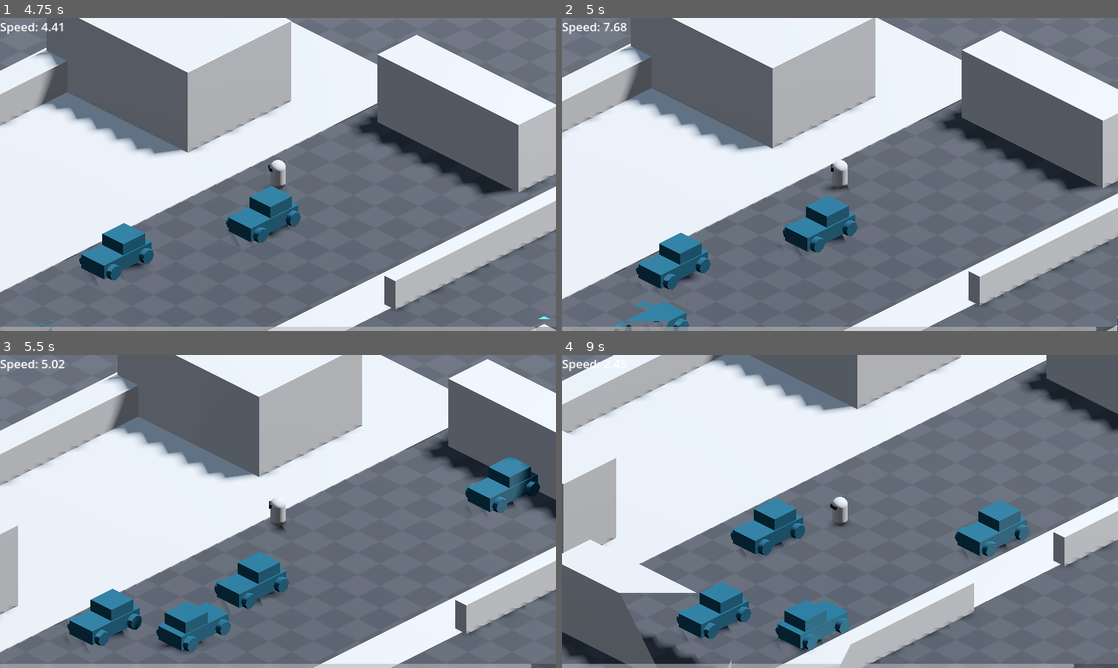
Above: before the commit, frames 1-4 (two rows, left to right).
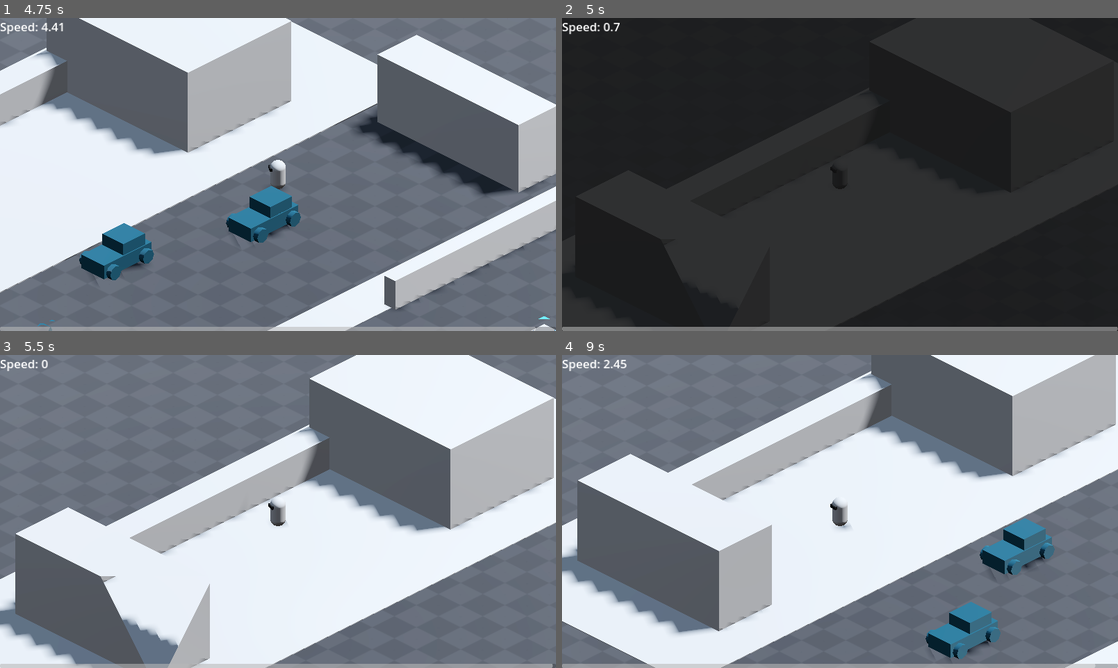
Above: after the commit, the same moments.

Repository: YordanosZt/brackeys-game-jam
Game: Godot game, scene res://UI/main_menu.tscn
Same seed, same stepped clock (60 frames per second), same inputs: the game is played once before the commit and once after it.
Inputs (mouse positions are in pixels of both pictures, inside the frame that each line leads up to):
- Up to frame 1 (4.75 s): click "Start" at 0.5 s; tap Enter at 1.25 s; move the mouse to (400, 158) at 1.27 s; hold D (right) 1.28-2 s; tap Backspace at 1.35 s; click (400, 158) at 1.42 s; drag from (166, 190) to (250, 237) at 2.02 s; move the mouse to (333, 105) at 2.77 s; hold D (right) 2.78-3.5 s; tap F at 2.85 s; drag from (250, 237) to (111, 127) at 3.52 s; move the mouse to (444, 221) at 4.27 s; hold A (left) from 4.28 s (still down); tap Z at 4.35 s
- Up to frame 2 (5 s): keep holding A (left); tap R (restart, bound only after the commit) at 4.9 s
- Up to frame 3 (5.5 s): release A (left) at 5 s; drag from (111, 464) to (194, 433) at 5.02 s
- Up to frame 4 (9 s): move the mouse to (867, 511) at 5.77 s; hold S (down) 5.78-6.5 s; tap Delete at 5.85 s; click (867, 511) at 5.92 s; drag from (756, 433) to (728, 527) at 6.52 s; move the mouse to (962, 495) at 7.27 s; hold W (up) 7.28-8 s; tap Enter at 7.35 s; drag from (728, 527) to (812, 574) at 8.02 s; move the mouse to (895, 442) at 8.77 s; hold S (down) from 8.78 s (still down); tap Backspace at 8.85 s

Frame 1 is identical in both runs. In frame 2, 98% of the frame differs, in the area x 0-100%, y 0-100%; in frame 3, 71%; in frame 4, 75%.

Commit message:
Add restart with 'R"

Diff:
--- a/Entities/Obstacles/Puddle/slippery_puddle.tscn
+++ b/Entities/Obstacles/Puddle/slippery_puddle.tscn
@@ -1,7 +1,10 @@
-[gd_scene load_steps=2 format=3 uid="uid://ch6teikhi35gc"]
+[gd_scene load_steps=3 format=3 uid="uid://ch6teikhi35gc"]
 
 [sub_resource type="BoxShape3D" id="BoxShape3D_8g1cd"]
 size = Vector3(10, 0.297, 10)
+
+[sub_resource type="StandardMaterial3D" id="StandardMaterial3D_l8ra1"]
+albedo_color = Color(0.29134, 0.431988, 0.459193, 1)
 
 [node name="SlipperyPuddle" type="Area3D"]
 collision_layer = 32
@@ -13,4 +16,5 @@
 
 [node name="CSGBox3D" type="CSGBox3D" parent="."]
 transform = Transform3D(1, 0, 0, 0, 1, 0, 0, 0, 1, 0, 0.152387, 0)
+material_override = SubResource("StandardMaterial3D_l8ra1")
 size = Vector3(10, 0.297, 10)
--- a/Scenes/level.gd
+++ b/Scenes/level.gd
@@ -12,6 +12,7 @@
 
 func _process(delta: float) -> void:
 	handle_pause()
+	handle_restart()
 
 	if current_time > 0:
 		handle_time_pressure(delta)
@@ -22,6 +23,10 @@
 		Engine.time_scale = 0 if is_paused else 1
 		pause_menu.visible = is_paused
 
+func handle_restart() -> void:
+	if Input.is_action_just_pressed("restart"):
+		get_tree().reload_current_scene()
+
 func handle_time_pressure(delta) -> void:
 	current_time -= delta
 	time_bar.value = (current_time / max_time) * 100.0
--- a/project.godot
+++ b/project.godot
@@ -53,14 +53,19 @@
 , Object(InputEventKey,"resource_local_to_scene":false,"resource_name":"","device":-1,"window_id":0,"alt_pressed":false …(186 unchanged characters)…
 ]
 }
+jump={
+"deadzone": 0.5,
+"events": [Object(InputEventKey,"resource_local_to_scene":false,"resource_name":"","device":-1,"window_id":0,"alt_pressed":false,"shift_pressed":false,"ctrl_pressed":false,"meta_pressed":false,"pressed":false,"keycode":0,"physical_keycode":32,"key_label":0,"unicode":32,"location":0,"echo":false,"script":null)
+]
+}
 pause={
 "deadzone": 0.5,
 "events": [Object(InputEventKey,"resource_local_to_scene":false,"resource_name":"","device":-1,"window_id":0,"alt_press …(195 unchanged characters)…
 ]
 }
-jump={
+restart={
 "deadzone": 0.5,
-"events": [Object(InputEventKey,"resource_local_to_scene":fa …(140 unchanged characters)… d":false,"keycode":0,"physical_keycode":32,"key_label":0,"unicode":32,"location":0,"echo":false,"script":null)
+"events": [Object(InputEventKey,"resource_local_to_scene":fa …(140 unchanged characters)… d":false,"keycode":0,"physical_keycode":82,"key_label":0,"unicode":114,"location":0,"echo":false,"script":null)
 ]
 }
 
